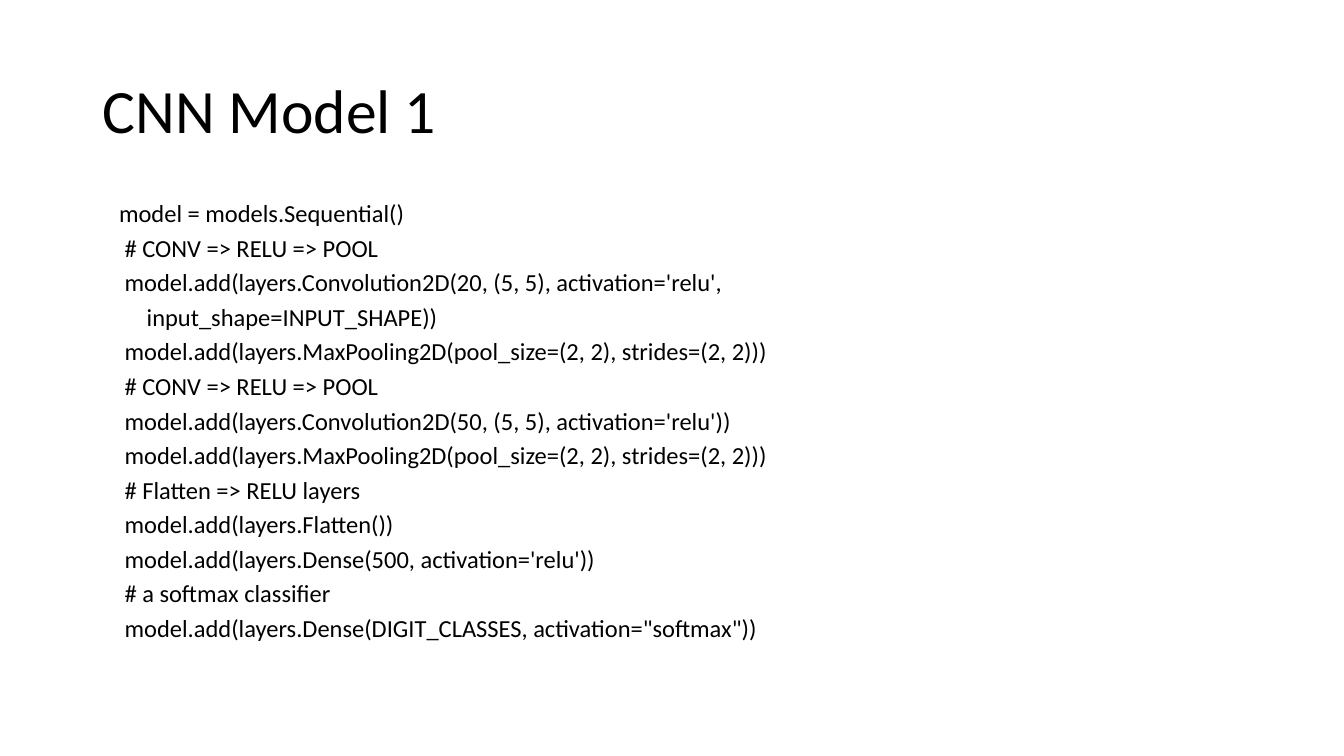
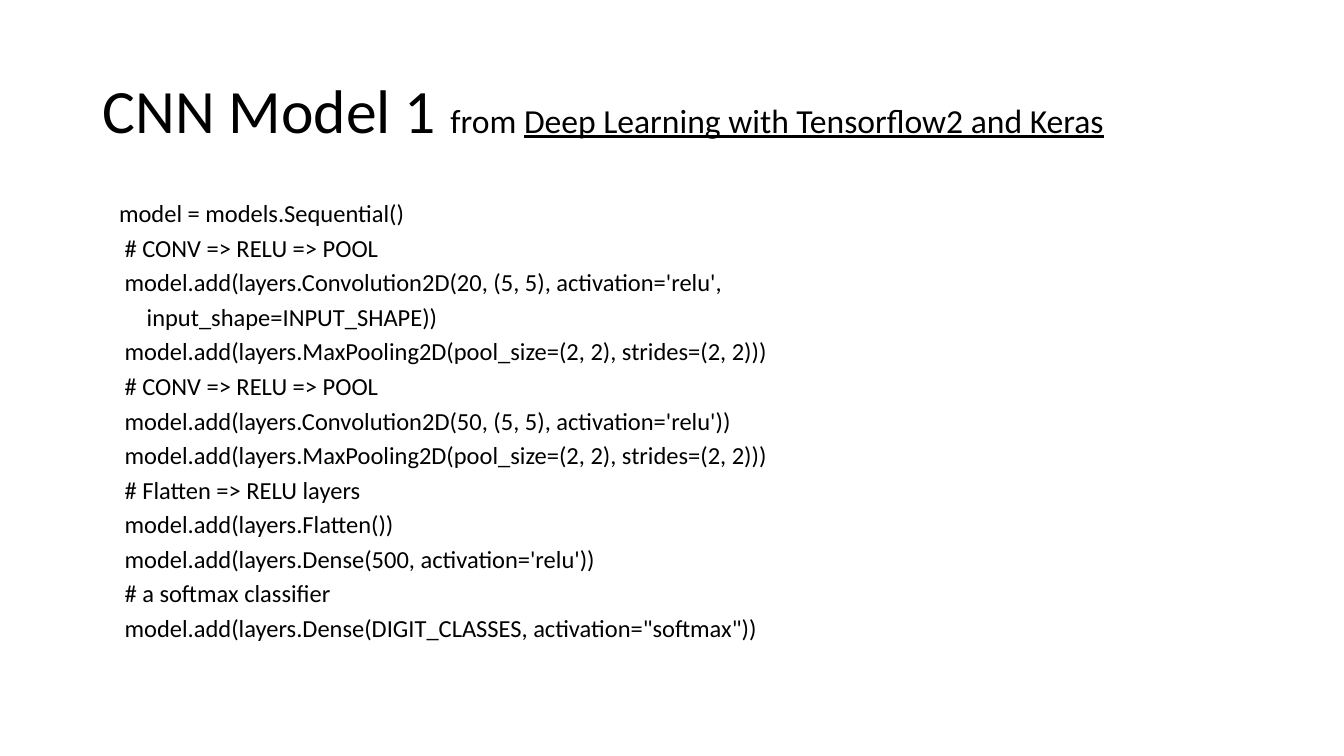
Before and after one commit to albert-kepner/Week6_DL_FinalProject, a slide deck: slide 5 of DTSA 5011 Introduction to Deep Learning Final Project.pptx (slide 4 before the commit). Drawn at 1344x756 pixels with LibreOffice and Linux fonts; fonts in the diff are those of the drawing. Boxes give left, top, right and bottom in pixels: in the first picture for what was removed or moved away, otherwise in the second. Text is boxed around its words. In the diff, an @@ line names an element or a change of style, - is before the commit and + after.

```diff
--- a/DTSA 5011 Introduction to Deep Learning Final Project.pptx
+++ b/DTSA 5011 Introduction to Deep Learning Final Project.pptx
@@ title at <box>102,90,1104,139</box>: text changed; size 44 to 24 pt @@
-CNN Model 1
+CNN Model 1 from Deep Learning with Tensorflow2 and Keras
```
Also in this commit, not shown: 1 slide added.
